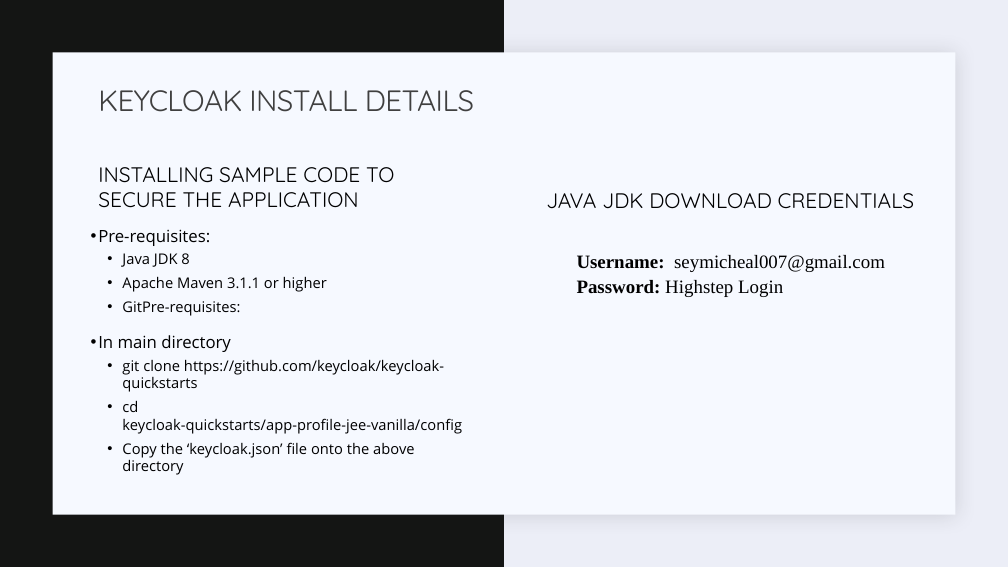
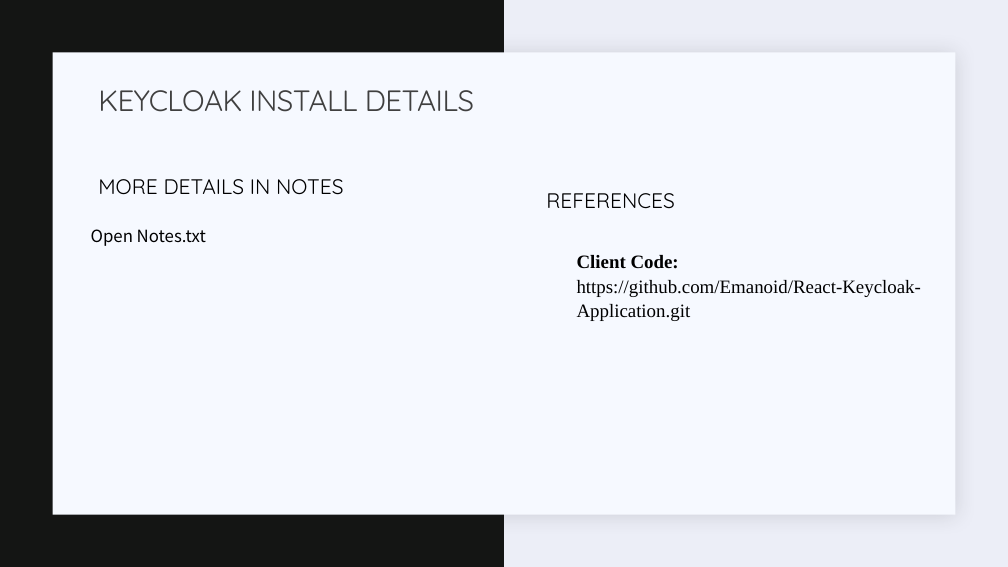
Before and after one commit to Emanoid/React-Keycloak-Application, a slide deck: slide 12 of Keycloak ConfigurationsTest.pptx. Drawn at 1008x567 pixels with LibreOffice and Linux fonts; fonts in the diff are those of the drawing. Boxes give left, top, right and bottom in pixels: in the first picture for what was removed or moved away, otherwise in the second. Text is boxed around its words. In the diff, an @@ line names an element or a change of style, - is before the commit and + after.

```diff
--- a/Keycloak ConfigurationsTest.pptx
+++ b/Keycloak ConfigurationsTest.pptx
@@ text at (98,179,343,195): text changed @@
-INSTALLING SAMPLE CODE TO SECURE THE APPLICATION
+MORE DETAILS IN NOTES
@@ text at (546,193,675,209): text changed @@
-JAVA JDK DOWNLOAD CREDENTIALS
+REFERENCES
@@ text at (91,229,206,246): text changed; size 14 to 16 pt; font Open Sans to Noto Sans CJK SC @@
-• Pre-requisites:
-  • Java JDK 8
-  • Apache Maven 3.1.1 or higher
-  • GitPre-requisites:
-• In main directory
-  • git clone https://github.com/keycloak/keycloak-quickstarts
-  • cd keycloak-quickstarts/app-profile-jee-vanilla/config
-  • Copy the ‘keycloak.json’ file onto the above directory
+Open Notes.txt
@@ text at (577,255,921,321): text changed @@
-  Username: seymicheal007@gmail.com
-  Password: Highstep Login
+  Client Code: https://github.com/Emanoid/React-Keycloak-Application.git
```
Also in this commit, not shown: 2 other slides changed, 1 slide added, 3 slides removed.
